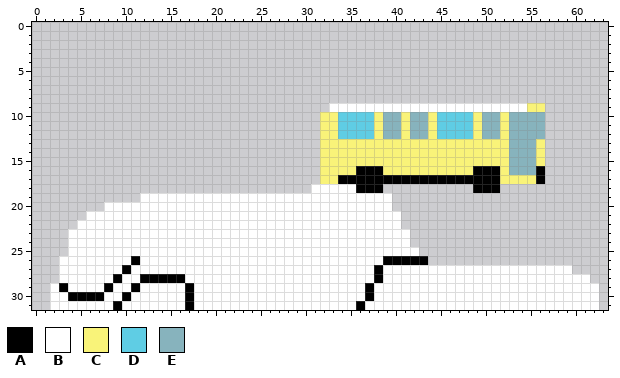
Pixel-art sprite: floor/processor/images/Panto2019/Sphinx/Sphinx.png. Above: the version before the commit.
The file is 64x32 pixels.
Palette (. is transparent): A #000000  B #ffffff  C #f9f379  D #5fcde4  E #87b3bd
Now the later version:
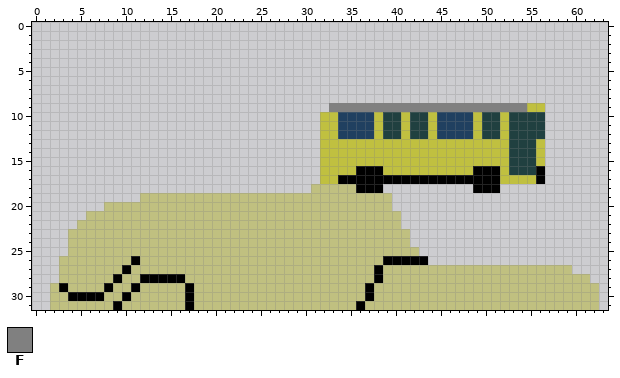
Colours new in this view: F #808080
What changed:
Colour B changes from #ffffff to #c0c080.
Colour C changes from #f9f379 to #c0c040.
Colour D changes from #5fcde4 to #204060.
Colour E changes from #87b3bd to #204040.
The author changed colour B to colour F in row 9 at x 33 to 54.
Where, in picture pixels (left, top, right, bottom), the same in both pictures:
changed: (50, 103, 599, 310)
